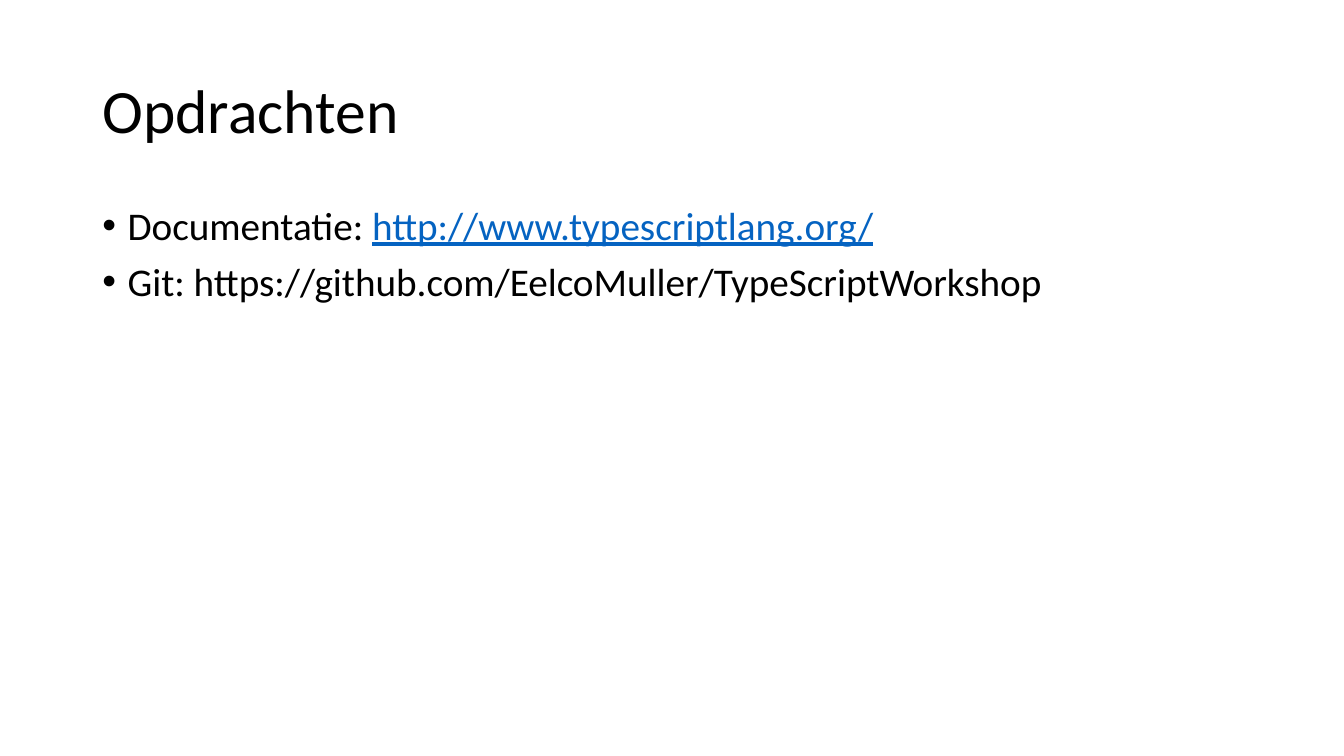
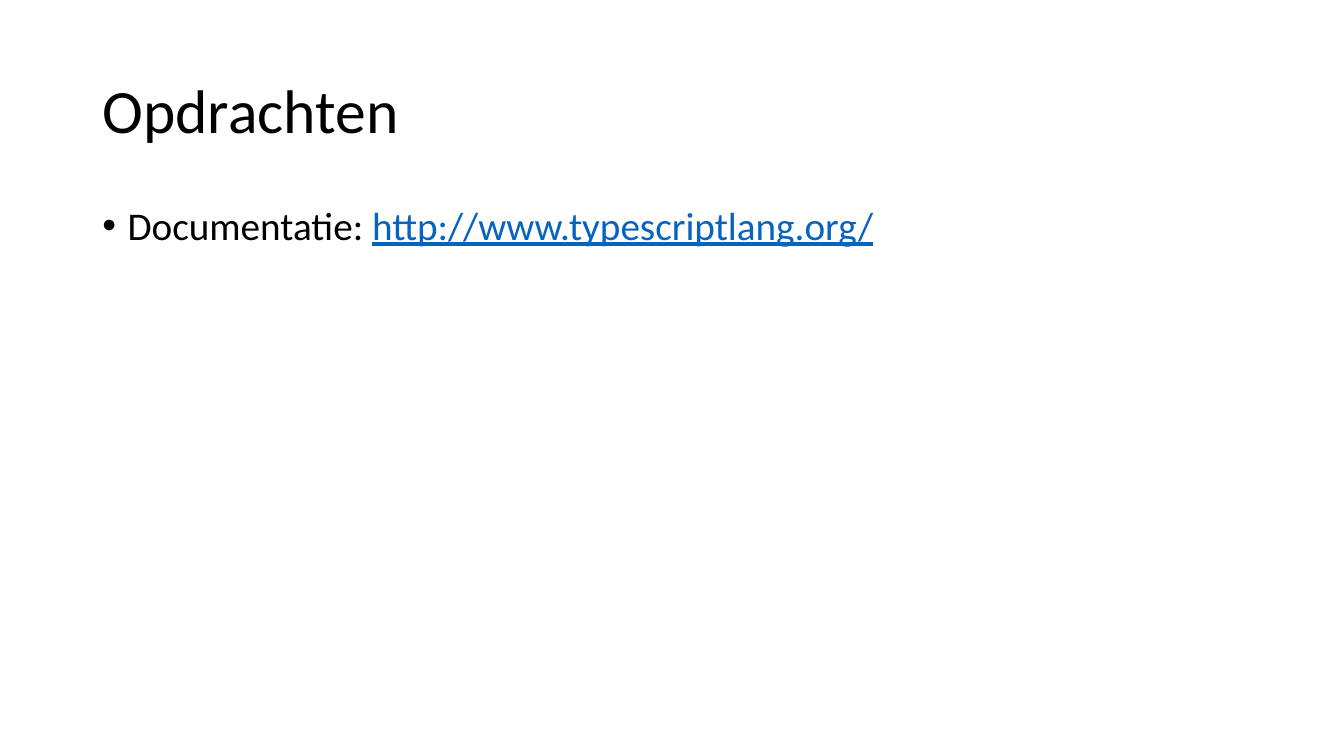
Before and after one commit to petereijgermans11/frontend-cursus, a slide deck: slide 54 of frontend-cursus/ 7 - TypeScript workshop.pptx. Drawn at 1344x756 pixels with LibreOffice and Linux fonts; fonts in the diff are those of the drawing. Boxes give left, top, right and bottom in pixels: in the first picture for what was removed or moved away, otherwise in the second. Text is boxed around its words. In the diff, an @@ line names an element or a change of style, - is before the commit and + after.

Commit message:
NativeScript PPT

```diff
--- a/frontend-cursus/ 7 - TypeScript workshop.pptx
+++ b/frontend-cursus/ 7 - TypeScript workshop.pptx
@@ text at [128,268,1042,303]: paragraph removed @@
-• Git: https://github.com/EelcoMuller/TypeScriptWorkshop
```
Also in this commit, not shown: 5 other files.
